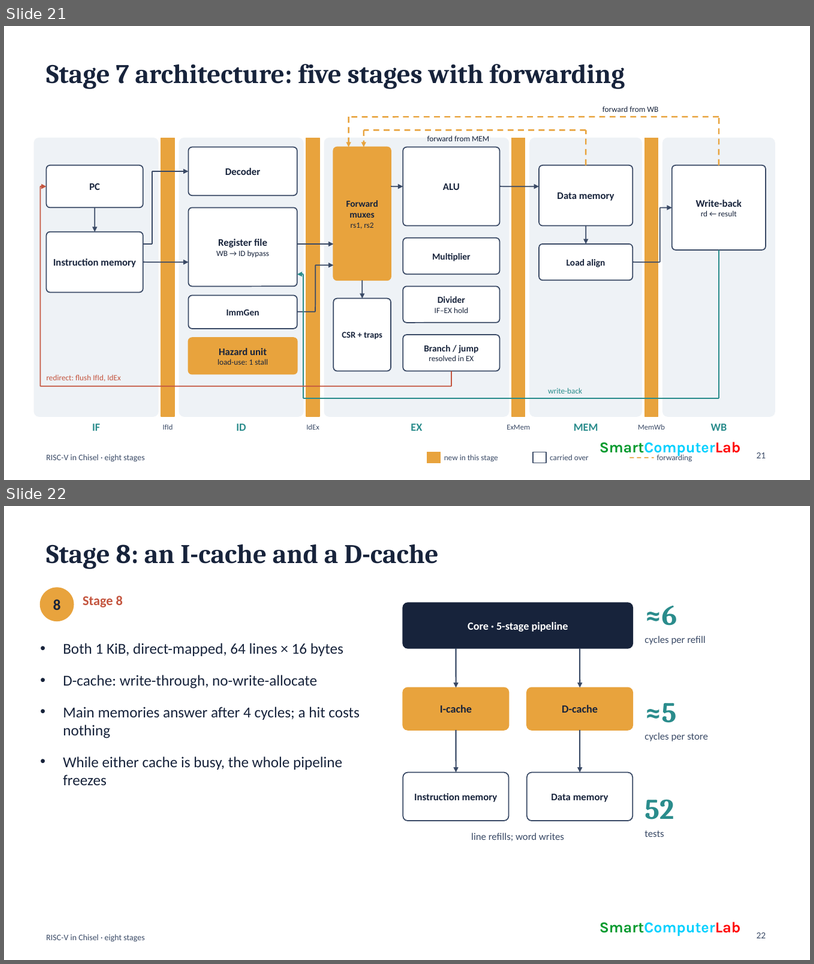
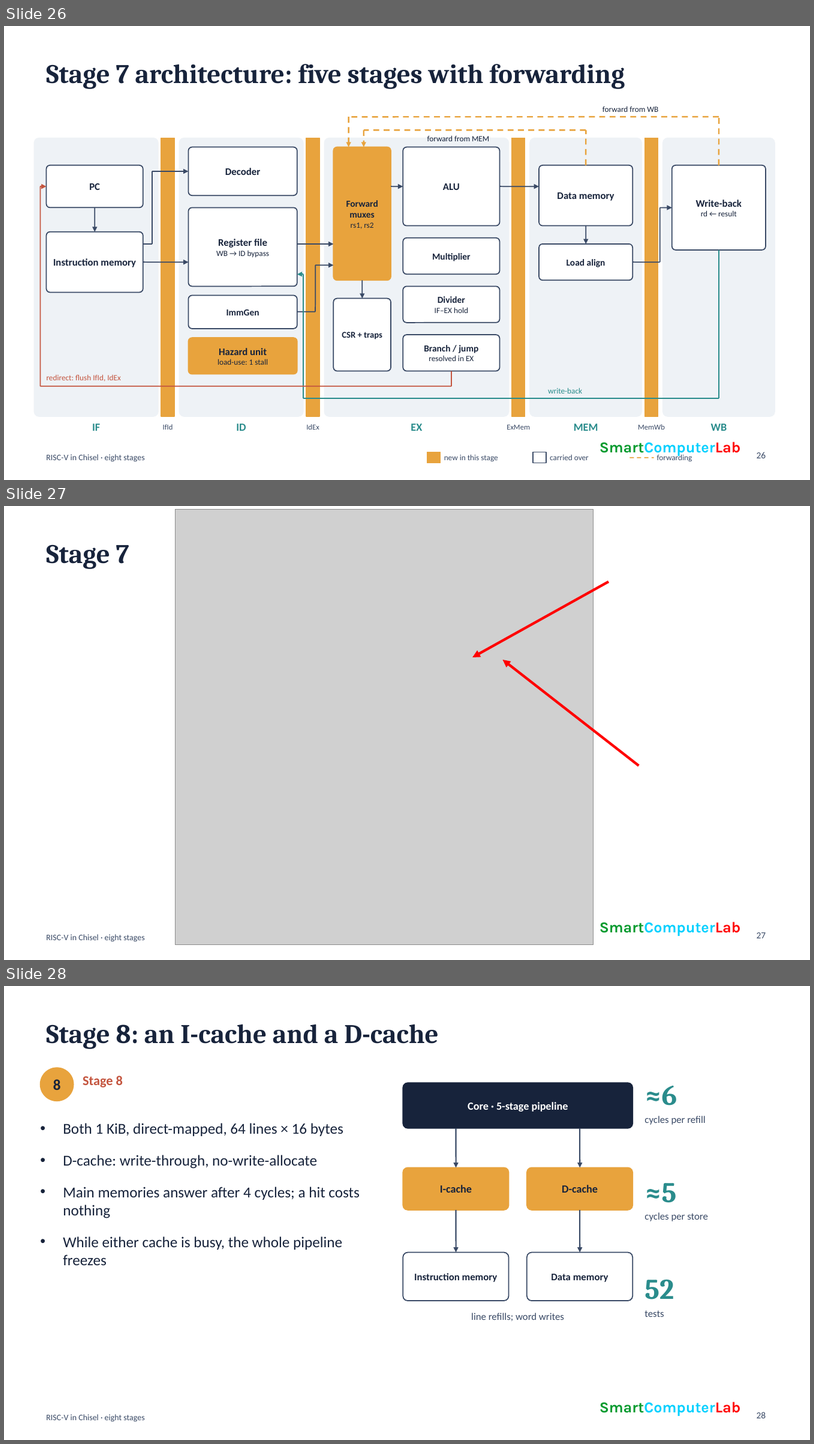
Before and after one commit to smartcomputerlab/Forging-RISC-V-Architectures-with-Claude-Code, a slide deck: docs/Forge.rv32im.pres.2026.odp. Shown one above the other, each under a label of ours: slides 21 and 22 before the commit, slides 26, 27 and 28 after it. The pictures are 814x964 and 814x1444 pixels, drawn with LibreOffice and Linux fonts; fonts in the diff are those of the drawing; grey boxes stand for pictures. Boxes give left, top, right and bottom in pixels: in the first picture for what was removed or moved away, otherwise in the second. Text is boxed around its words. In the diff, an @@ line names an element or a change of style, - is before the commit and + after.

```diff
--- a/docs/Forge.rv32im.pres.2026.odp
+++ b/docs/Forge.rv32im.pres.2026.odp
@@ slide 27 added at box(4, 506, 810, 960), background #FFFFFF; not listed: 1 template element that a slide beside it also shows @@
@@ picture added at box(176, 509, 594, 945) @@
@@ title added at box(46, 544, 129, 569), 32 pt, text #17233B, bold @@
+Stage 7
@@ arrow added from (609, 582) to (473, 657), #FF0000 3 pt @@
@@ arrow added from (639, 766) to (503, 660), #FF0000 3 pt @@
@@ text added at box(600, 921, 741, 936), 18 pt, text #00D0FF, bold @@
+SmartComputerLab
@@ page number added at box(757, 932, 767, 938), 11 pt, text #3A4A66 @@
+27
@@ what was slide 21 is now slide 26 @@
@@ page number at box(757, 451, 767, 458): text changed @@
-21
+26
@@ what was slide 22 is now slide 28 @@
@@ page number at box(757, 1411, 767, 1418): text changed @@
-22
+28
```
Also in this commit, not shown: 2 slides changed, 6 other slides added, 1 other file.
